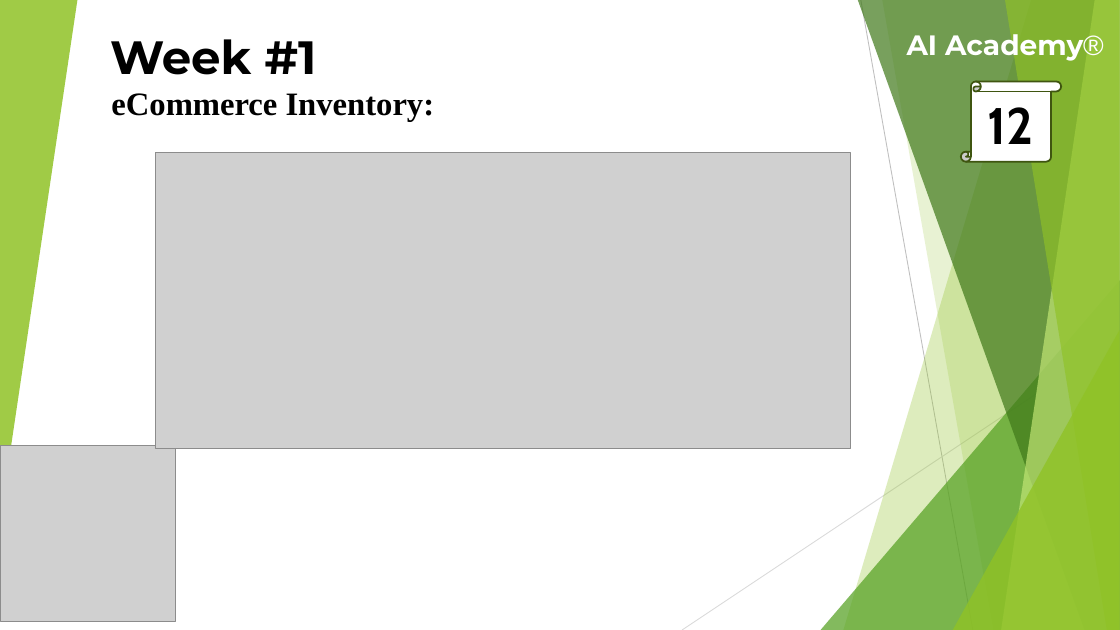
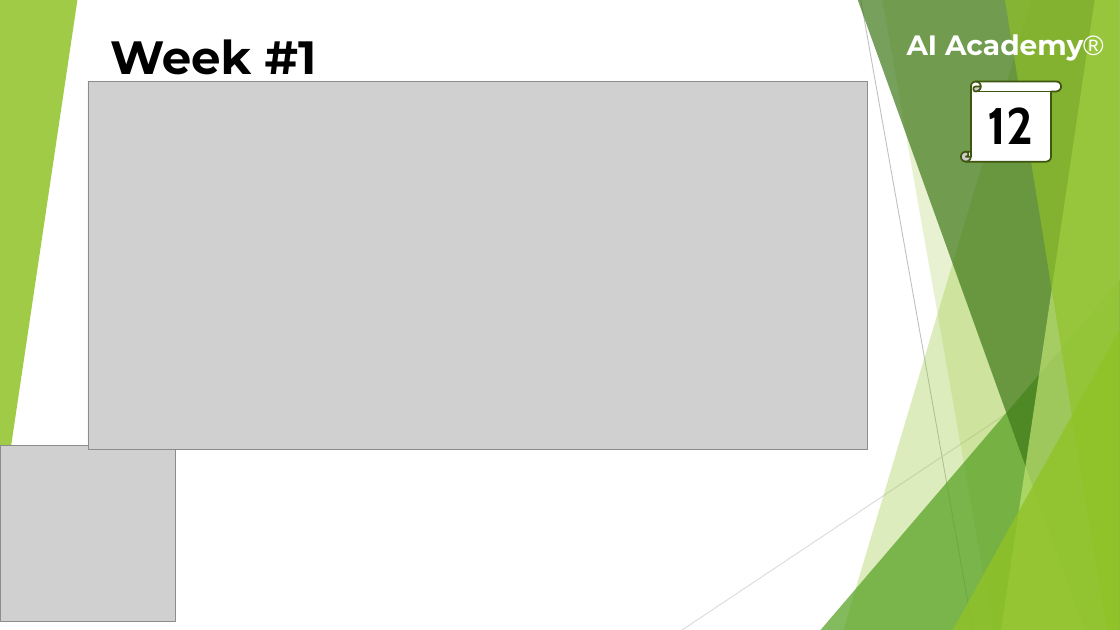
Before and after one commit to theaamirlatif/AI-Academy, a slide deck: slide 12 of eCommerce/Lectures/2nd Week Lecture.pptx. Drawn at 1120x630 pixels with LibreOffice and Linux fonts; fonts in the diff are those of the drawing; grey boxes stand for pictures. Boxes give left, top, right and bottom in pixels: in the first picture for what was removed or moved away, otherwise in the second. Text is boxed around its words. In the diff, an @@ line names an element or a change of style, - is before the commit and + after.

```diff
--- a/eCommerce/Lectures/2nd Week Lecture.pptx
+++ b/eCommerce/Lectures/2nd Week Lecture.pptx
@@ picture: place and size @@
-picture at (156, 153, 851, 449)
+picture at (88, 82, 868, 450)
@@ text removed at (111, 93, 435, 122) @@
-eCommerce Inventory:
```
Also in this commit, not shown: 8 other slides changed, 7 slides removed, 1 other file.
